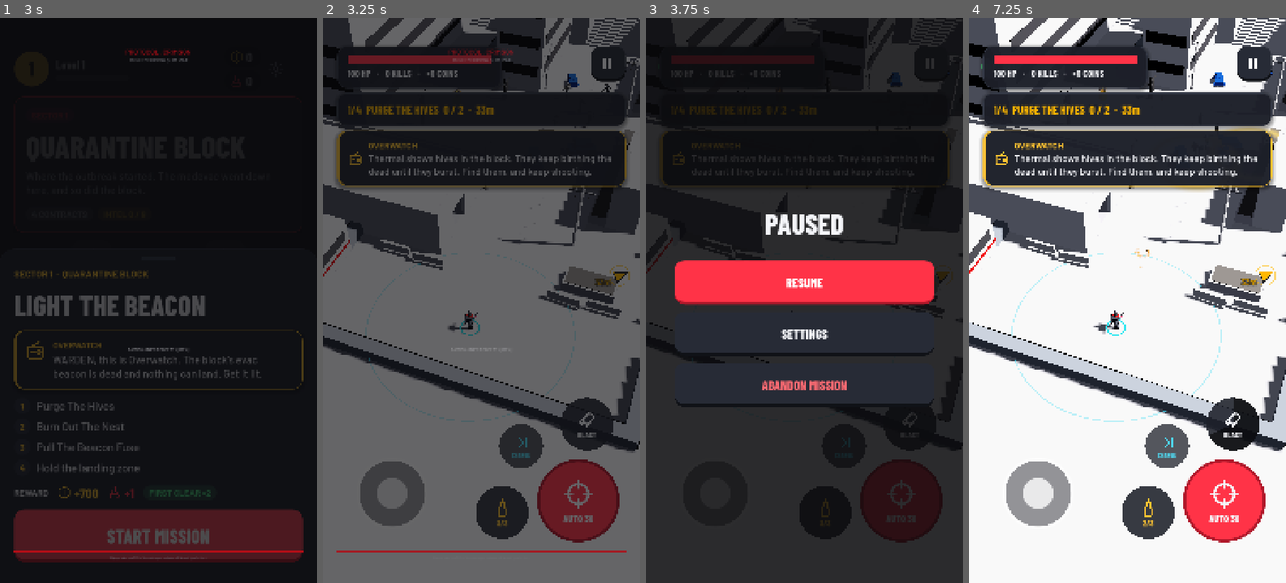
Above: before the commit, frames 1-4 (left to right).
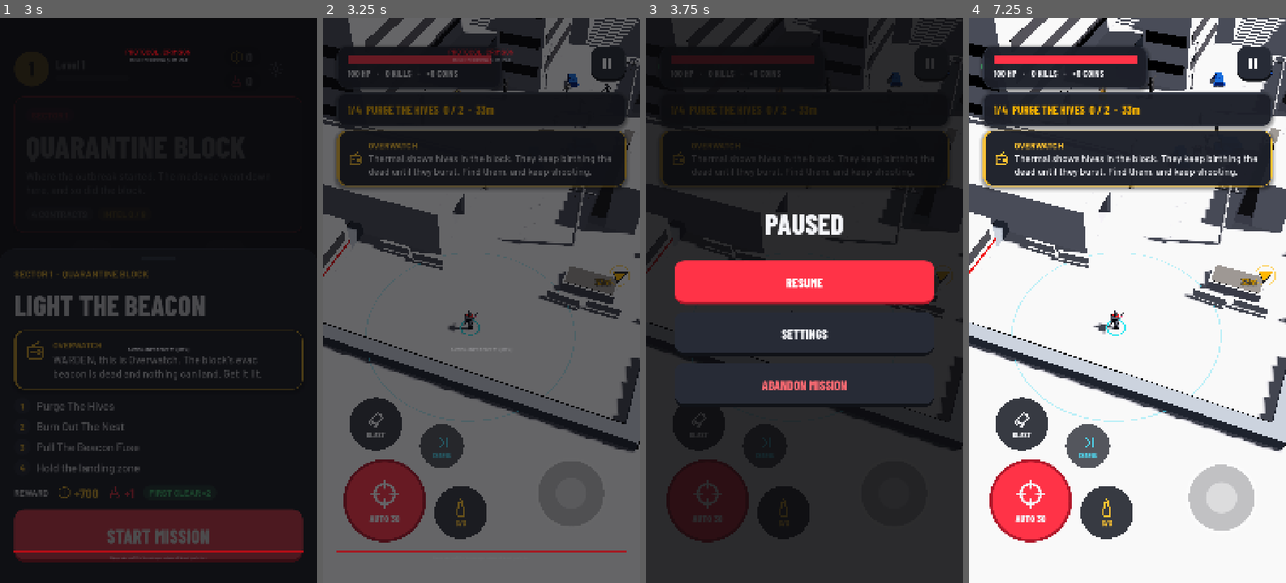
Above: after the commit, the same moments.

Repository: saitejatalari7/Zombie
Game: Godot game, scene res://scenes/ui/title_screen.tscn
Same seed, same stepped clock (60 frames per second), same inputs: the game is played once before the commit and once after it. Sound files missing from this copy of the repository are replaced by a short silence.
Inputs (mouse positions are in pixels of both pictures, inside the frame that each line leads up to):
- Up to frame 1 (3 s): click "PLAY" at 0.5 s; click "PLAY" at 1.25 s; click "PLAY" at 2 s; click "START MISSION" at 2.75 s
- Up to frame 2 (3.25 s): no input
- Up to frame 3 (3.75 s): click (931, 63) at 3.5 s
- Up to frame 4 (7.25 s): click (1225, 498) at 4.25 s, where only the run before the commit has a clickable "FIRE"; click "RESUME" at 5 s; click (1232, 424) at 5.75 s, where only the run before the commit has a clickable "SUPER BLAST"; click (1146, 515) at 6.5 s, where only the run before the commit has a clickable "MOLOTOV"

Frame 1 is identical in both runs. In frame 2, 12% of the frame differs, in the area x 6-94%, y 67-93%; in frame 3, 6.1%; in frame 4, 12%, in the area x 6-98%, y 19-93%.

Commit message:
Mobile controls: multi-touch router, floating stick on the right, fire on the left
- The joystick read touch positions as global when Godot gives them local to the
  control, so on a phone the knob locked in one direction: it now works in canvas
  space and floats to wherever the thumb lands in the lower-right zone
- Godot buttons only see the first finger (emulated mouse), so with the stick held
  fire, molotov, blast and charge were dead: MobileHUD now routes every touch
  index itself to the control it landed on
- Stick moved to the right thumb, fire and abilities mirrored to the left
- Pausing releases every held control
- tests/qa_touch_controls.gd plays two-finger input and checks each control

Co-Authored-By: Claude Opus 5.5 <noreply@anthropic.com>
Claude-Session: https://claude.ai/code/session_01BT3vCbPdC4aKLDQCTu5m96

Diff:
--- a/scripts/mobile_hud.gd
+++ b/scripts/mobile_hud.gd
@@ -131,34 +131,23 @@
 	_apply_release_ui()
 
 ## The game is portrait only (1080 x 1920 canvas).
+## Move stick on the right thumb, fire and abilities on the left.
 func _apply_portrait_layout() -> void:
-	# Joystick: 330 px, bottom-left
-	joystick.offset_left = 70.0
-	joystick.offset_top = -470.0
-	joystick.offset_right = 400.0
-	joystick.offset_bottom = -140.0
-
-	# Fire: 280 px round, bottom-right (tap = auto-fire on/off, hold/drag = aim)
-	fire_button.offset_left = -350.0
-	fire_button.offset_top = -420.0
-	fire_button.offset_right = -70.0
-	fire_button.offset_bottom = -140.0
+	# Joystick: 330 px resting spot, bottom-right (it floats to wherever the thumb lands)
+	_place_bottom(joystick, 1.0, -400.0, -470.0, -70.0, -140.0)
+
+	# Fire: 280 px round, bottom-left (tap = auto-fire on/off, hold/drag = aim)
+	_place_bottom(fire_button, 0.0, 70.0, -420.0, 350.0, -140.0)
 
 	# Abilities in an arc around the fire button
-	molotov_button.offset_left = -560.0
-	molotov_button.offset_top = -330.0
-	molotov_button.offset_right = -380.0
-	molotov_button.offset_bottom = -150.0
-
-	super_blast_button.offset_left = -270.0
-	super_blast_button.offset_top = -630.0
-	super_blast_button.offset_right = -90.0
-	super_blast_button.offset_bottom = -450.0
-
-	climb_button.offset_left = -480.0
-	climb_button.offset_top = -540.0
-	climb_button.offset_right = -330.0
-	climb_button.offset_bottom = -390.0
+	_place_bottom(molotov_button, 0.0, 380.0, -330.0, 560.0, -150.0)
+	_place_bottom(super_blast_button, 0.0, 90.0, -630.0, 270.0, -450.0)
+	_place_bottom(climb_button, 0.0, 330.0, -540.0, 480.0, -390.0)
+
+	# Combat controls are driven by the touch router (_input), not the GUI: Godot buttons
+	# only see the first finger, so with the stick held nothing else could be pressed.
+	for c: Control in [fire_button, molotov_button, super_blast_button, climb_button]:
+		c.mouse_filter = Control.MOUSE_FILTER_IGNORE
 
 	if mission_pill:
 		mission_pill.set_anchors_preset(Control.PRESET_TOP_WIDE)
@@ -166,6 +155,108 @@
 		mission_pill.offset_right = -UIKit.MARGIN
 		mission_pill.offset_top = 260.0
 		mission_pill.offset_bottom = 340.0
+
+## Anchors a control to the bottom edge, to the left (anchor_x 0) or right (1) side.
+func _place_bottom(c: Control, anchor_x: float, left: float, top: float, right: float, bottom: float) -> void:
+	c.anchor_left = anchor_x
+	c.anchor_right = anchor_x
+	c.anchor_top = 1.0
+	c.anchor_bottom = 1.0
+	c.offset_left = left
+	c.offset_top = top
+	c.offset_right = right
+	c.offset_bottom = bottom
+
+
+# ─── Touch router ─────────────────────────────────────────────────────────────
+## Every finger is tracked on its own: touch index → what it pressed ("stick" or a button).
+var _touch_owner: Dictionary = {}
+## Extra px around a round button that still counts as pressing it
+const TOUCH_SLOP := 24.0
+
+func _input(event: InputEvent) -> void:
+	if event is InputEventScreenTouch:
+		var t := event as InputEventScreenTouch
+		if t.pressed:
+			if get_tree().paused or not controls_root.visible:
+				return
+			var target: Variant = _touch_target(t.position)
+			if target == null:
+				return  # not a combat control: let the GUI have it (pause button, banners)
+			_touch_owner[t.index] = target
+			_touch_down(target, t.position)
+			get_viewport().set_input_as_handled()
+		elif _touch_owner.has(t.index):
+			_touch_up(_touch_owner[t.index])
+			_touch_owner.erase(t.index)
+			get_viewport().set_input_as_handled()
+	elif event is InputEventScreenDrag:
+		var d := event as InputEventScreenDrag
+		if _touch_owner.has(d.index):
+			_touch_drag(_touch_owner[d.index], d)
+			get_viewport().set_input_as_handled()
+
+
+## What a new touch at this canvas position grabs: a visible combat button, else the
+## stick if it lands in the stick zone (lower right of the screen), else nothing.
+func _touch_target(pos: Vector2) -> Variant:
+	for b: Control in [fire_button, super_blast_button, molotov_button, climb_button]:
+		if b.is_visible_in_tree() and b.get_global_rect().grow(TOUCH_SLOP).has_point(pos):
+			return b
+	var view := get_viewport().get_visible_rect().size
+	var zone := Rect2(view.x * 0.5, view.y * 0.5, view.x * 0.5, view.y * 0.5)
+	if joystick.is_visible_in_tree() and zone.has_point(pos):
+		return "stick"
+	return null
+
+
+func _touch_down(target: Variant, pos: Vector2) -> void:
+	if target is String:
+		joystick.begin(pos)
+	elif target == fire_button:
+		_on_fire_down()
+	elif target == molotov_button:
+		_on_molotov_down()
+	elif target == super_blast_button:
+		_on_super_blast_down()
+	elif target == climb_button:
+		_on_climb_pressed()
+
+
+func _touch_drag(target: Variant, d: InputEventScreenDrag) -> void:
+	if target is String:
+		joystick.move(d.position)
+		return
+	# The buttons' drag-aim handlers work in their own local space
+	var b := target as Control
+	var local := d.duplicate() as InputEventScreenDrag
+	local.position = b.get_global_transform().affine_inverse() * d.position
+	if b == fire_button:
+		_on_fire_gui_input(local)
+	elif b == molotov_button:
+		_on_molotov_gui_input(local)
+	elif b == super_blast_button:
+		_on_super_blast_gui_input(local)
+
+
+func _touch_up(target: Variant) -> void:
+	if target is String:
+		joystick.end()
+	elif target == fire_button:
+		_on_fire_up()
+	elif target == molotov_button:
+		_on_molotov_up()
+	elif target == super_blast_button:
+		_on_super_blast_up()
+
+
+## Lets go of every held control (pausing or leaving mid-touch must not leave the stick
+## pushed or the trigger held).
+func release_all_touches() -> void:
+	for idx in _touch_owner.keys():
+		_touch_up(_touch_owner[idx])
+	_touch_owner.clear()
+
 
 func _on_auto_fire_pressed() -> void:
 	if player:
@@ -529,6 +620,7 @@
 ## End-of-run debrief (extraction or KIA). Pauses the game; HUD runs with process_mode ALWAYS.
 ## Rewards first, then XP and level-up, then the next goal, then the actions.
 func show_mission_result(summary: Dictionary) -> void:
+	release_all_touches()
 	get_tree().paused = true
 	controls_root.visible = false
 	if _pause_btn:
@@ -691,6 +783,7 @@
 	if _pause_layer:
 		resume_game()
 	elif not get_tree().paused:
+		release_all_touches()
 		get_tree().paused = true
 		_show_pause_menu()
 
--- a/scripts/virtual_joystick.gd
+++ b/scripts/virtual_joystick.gd
@@ -1,62 +1,56 @@
 extends Control
 class_name VirtualJoystick
+## Floating thumbstick. It rests at its home spot; a touch anywhere in the HUD's stick zone
+## brings the base under the thumb, so the player never has to find the stick by eye.
+## Driven by MobileHUD's touch router (begin / move / end, canvas coordinates): Godot's GUI
+## only routes the first finger, and the stick must work alongside fire and abilities.
 
 signal joystick_vector(vec: Vector2)
 
 @export var max_distance: float = 90.0
+## Base opacity while idle, so the resting stick doesn't cover the street
+const IDLE_ALPHA := 0.55
 
 @onready var base: TextureRect = $Base
 @onready var knob: TextureRect = $Base/Knob
 
-var touch_id: int = -1
 var output_vector: Vector2 = Vector2.ZERO
 var is_active: bool = false
-var base_center: Vector2 = Vector2.ZERO
+var _home: Vector2 = Vector2.ZERO  # base position (local) when idle
 
 func _ready() -> void:
-	base_center = base.size * 0.5
+	mouse_filter = Control.MOUSE_FILTER_IGNORE
+	_home = base.position
+	modulate.a = IDLE_ALPHA
 	_reset_knob()
 
+func _base_center_global() -> Vector2:
+	return base.global_position + base.size * 0.5
+
 func _reset_knob() -> void:
-	knob.position = base_center - (knob.size * 0.5)
+	knob.position = (base.size - knob.size) * 0.5
 	output_vector = Vector2.ZERO
-	emit_signal("joystick_vector", Vector2.ZERO)
+	joystick_vector.emit(Vector2.ZERO)
 
-func _gui_input(event: InputEvent) -> void:
-	if event is InputEventScreenTouch:
-		if event.pressed and touch_id == -1:
-			touch_id = event.index
-			is_active = true
-			_update_knob_position(event.position)
-		elif not event.pressed and event.index == touch_id:
-			touch_id = -1
-			is_active = false
-			_reset_knob()
+## Thumb down at a canvas position: the base jumps there.
+func begin(pos: Vector2) -> void:
+	is_active = true
+	modulate.a = 1.0
+	base.global_position = pos - base.size * 0.5
+	_reset_knob()
 
-	elif event is InputEventScreenDrag and event.index == touch_id:
-		_update_knob_position(event.position)
+func move(pos: Vector2) -> void:
+	if not is_active:
+		return
+	var diff := pos - _base_center_global()
+	if diff.length() > max_distance:
+		diff = diff.normalized() * max_distance
+	knob.position = (base.size - knob.size) * 0.5 + diff
+	output_vector = diff / max_distance
+	joystick_vector.emit(output_vector)
 
-	# Mouse fallback for testing on PC
-	elif event is InputEventMouseButton:
-		if event.button_index == MOUSE_BUTTON_LEFT:
-			if event.pressed:
-				is_active = true
-				_update_knob_position(event.position)
-			else:
-				is_active = false
-				_reset_knob()
-
-	elif event is InputEventMouseMotion and is_active:
-		_update_knob_position(event.position)
-
-func _update_knob_position(pos: Vector2) -> void:
-	var local_pos := pos - base.global_position
-	var diff := local_pos - base_center
-	var dist := diff.length()
-
-	if dist > max_distance:
-		diff = diff.normalized() * max_distance
-
-	knob.position = base_center + diff - (knob.size * 0.5)
-	output_vector = diff / max_distance
-	emit_signal("joystick_vector", output_vector)
+func end() -> void:
+	is_active = false
+	modulate.a = IDLE_ALPHA
+	base.position = _home
+	_reset_knob()
--- /dev/null
+++ b/tests/qa_touch_controls.gd
@@ -0,0 +1,82 @@
+extends SceneTree
+## Drives the in-run HUD with simulated multi-finger touches, the way a phone sends them:
+## thumb on the stick (right), second finger on fire / molotov (left), then lets go.
+## Prints PASS/FAIL per check and saves a screenshot of the controls held down.
+## godot --rendering-driver opengl3 --path . --script res://tests/qa_touch_controls.gd -- <out_dir>
+var f := 0
+var hud = null  # untyped: naming game classes here compiles them before autoloads exist
+var player = null
+var fails := 0
+var out := ""
+var start_pos := Vector3.ZERO
+
+func _initialize() -> void:
+	var args := OS.get_cmdline_user_args()
+	out = args[0] if args.size() > 0 else "user://"
+	change_scene_to_file("res://scenes/main.tscn")
+
+func _check(name: String, ok: bool, detail: String = "") -> void:
+	print("%s %s %s" % ["PASS" if ok else "FAIL", name, detail])
+	if not ok:
+		fails += 1
+
+## Touch events arrive in window pixels; the HUD works in the 1080 x 1920 canvas.
+func _to_window(canvas_pos: Vector2) -> Vector2:
+	return root.get_final_transform() * canvas_pos
+
+func _touch(idx: int, canvas_pos: Vector2, pressed: bool) -> void:
+	var e := InputEventScreenTouch.new()
+	e.index = idx
+	e.position = _to_window(canvas_pos)
+	e.pressed = pressed
+	Input.parse_input_event(e)
+
+func _drag(idx: int, canvas_pos: Vector2) -> void:
+	var e := InputEventScreenDrag.new()
+	e.index = idx
+	e.position = _to_window(canvas_pos)
+	Input.parse_input_event(e)
+
+func _center(c: Control) -> Vector2:
+	return c.get_global_rect().get_center()
+
+func _process(_d: float) -> bool:
+	f += 1
+	if f == 40:
+		hud = current_scene.get_node("MobileHUD")
+		player = current_scene.get_node("Player")
+		var view := root.get_visible_rect().size
+		_check("stick rests on the right", _center(hud.joystick.base).x > view.x * 0.5)
+		_check("fire on the left", _center(hud.fire_button).x < view.x * 0.5)
+		start_pos = player.global_position
+		# Thumb lands in the stick zone and pushes up
+		_touch(0, Vector2(800, 1500), true)
+	elif f == 42:
+		_drag(0, Vector2(800, 1380))
+	elif f == 44:
+		_check("stick drives the player", player.mobile_move_input.y < -0.9, str(player.mobile_move_input))
+		# Second finger on fire while the stick is held
+		_touch(1, _center(hud.fire_button), true)
+	elif f == 46:
+		_check("fire with the stick held", player.mobile_fire_pressed)
+		_drag(1, _center(hud.fire_button) + Vector2(100, 0))
+	elif f == 48:
+		_check("fire drag aims", player.mobile_aim_input.x > 0.5, str(player.mobile_aim_input))
+		_touch(1, _center(hud.fire_button), false)
+	elif f == 50:
+		_check("fire released", not player.mobile_fire_pressed)
+		_check("stick still held", player.mobile_move_input.length() > 0.9)
+		_touch(1, _center(hud.molotov_button), true)
+	elif f == 52:
+		_check("molotov aims with the stick held", hud.is_molotov_aiming or player.molotov_ammo <= 0)
+		var img := root.get_texture().get_image()
+		img.save_png(out.path_join("qa_touch_controls.png"))
+		_touch(1, _center(hud.molotov_button), false)
+		_touch(0, Vector2(800, 1380), false)
+	elif f == 56:
+		_check("stick released", player.mobile_move_input == Vector2.ZERO)
+		_check("player walked", player.global_position.distance_to(start_pos) > 0.5,
+			"%.2f m" % player.global_position.distance_to(start_pos))
+		print("TOUCH QA DONE: %d failure(s)" % fails)
+		return true
+	return false
Not shown, added: tests/qa_touch_controls.gd.uid
